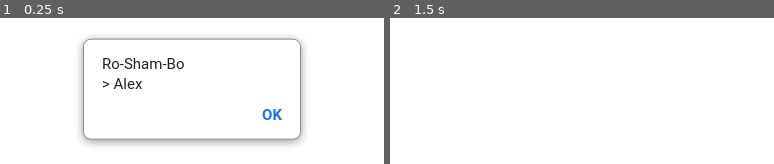
Above: before the commit, frames 1-2 (left to right).
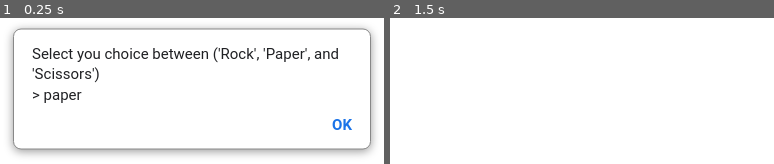
Above: after the commit, the same moments.

Repository: S-Man129/rock-paper-scissors-game
Game: browser game, page index.html
Same seed, same stepped clock (60 frames per second), same inputs: the game is played once before the commit and once after it. When the page shows a pop-up message, it is drawn as a white box for half a second while everything else waits; a line starting with > is the answer the replay typed.
Inputs:
- Up to frame 1 (0.25 s): no input
- Up to frame 2 (1.5 s): no input

The runs differ from the first frame. In frame 1, 18% of the frame differs, in the area x 2-98%, y 6-94%; in frame 2, nothing differs.

Commit message:
Fixed the logic bug
The playround logic now work properly as intended

Diff:
--- a/script.js
+++ b/script.js
@@ -1,22 +1,69 @@
-document.addEventListener("DOMContentLoaded", function () {
-  console.log("Welcome to the Rock Paper Scissors Game!");
-});
+let computerScore = 0;
+let humanScore = 0;
 
-function getComputerChoice(str) {
+function getComputerChoice() {
   const random = Math.floor(Math.random() * 3) + 1;
   if (random === 1) return "Rock";
   else if (random === 2) return "Paper";
   else return "Scissors";
 }
 
-function str() {}
+function getHumanChoice() {
+  const userField = prompt(
+    "Select you choice between ('Rock', 'Paper', and 'Scissors')",
+  );
 
-function getHumanChoice() {
-  const userInput = prompt("Ro-Sham-Bo");
-  console.log(userInput);
+  if (userField === null) {
+    return null;
+  }
+  const userInput =
+    userField.slice(0, 1).toUpperCase() + userField.slice(1).toLowerCase();
   return userInput;
 }
 
-getHumanChoice();
+const humanSelection = getHumanChoice();
+const computerSelection = getComputerChoice();
 
-function playGame(getComputerChoice, getHumanChoice) {}
+function playRound(humanChoice, computerChoice) {
+  console.log("Computer chose: " + computerChoice);
+  console.log("You chose: " + humanChoice);
+
+  if (humanChoice == computerChoice) {
+    console.log("it is a tie");
+    console.log("Computer: " + computerScore, "\n" + "Human: " + humanScore);
+  } else if (humanChoice == "Rock") {
+    if (computerChoice == "Scissors") {
+      humanScore += 1;
+      console.log("Computer: " + computerScore, "\n" + "Human: " + humanScore);
+    } else {
+      computerScore += 1;
+      console.log("Computer: " + computerScore, "\n" + "Human: " + humanScore);
+    }
+  } else if (humanChoice == "Paper") {
+    if (computerChoice == "Rock") {
+      humanScore += 1;
+      console.log("Computer: " + computerScore, "\n" + "Human: " + humanScore);
+    } else {
+      computerScore += 1;
+      console.log("Computer: " + computerScore, "\n" + "Human: " + humanScore);
+    }
+  } else if (humanChoice == "Scissors") {
+    if (computerChoice == "Paper") {
+      humanScore += 1;
+      console.log("Computer: " + computerScore, "\n" + "Human: " + humanScore);
+    } else {
+      computerScore += 1;
+      console.log("Computer: " + computerScore, "\n" + "Human: " + humanScore);
+    }
+  } else {
+    console.log("Invalid entries");
+  }
+}
+
+function playGame() {
+  for (i = 1; i <= 5; i++) {
+    playRound(humanSelection, computerSelection);
+  }
+}
+
+playGame();
